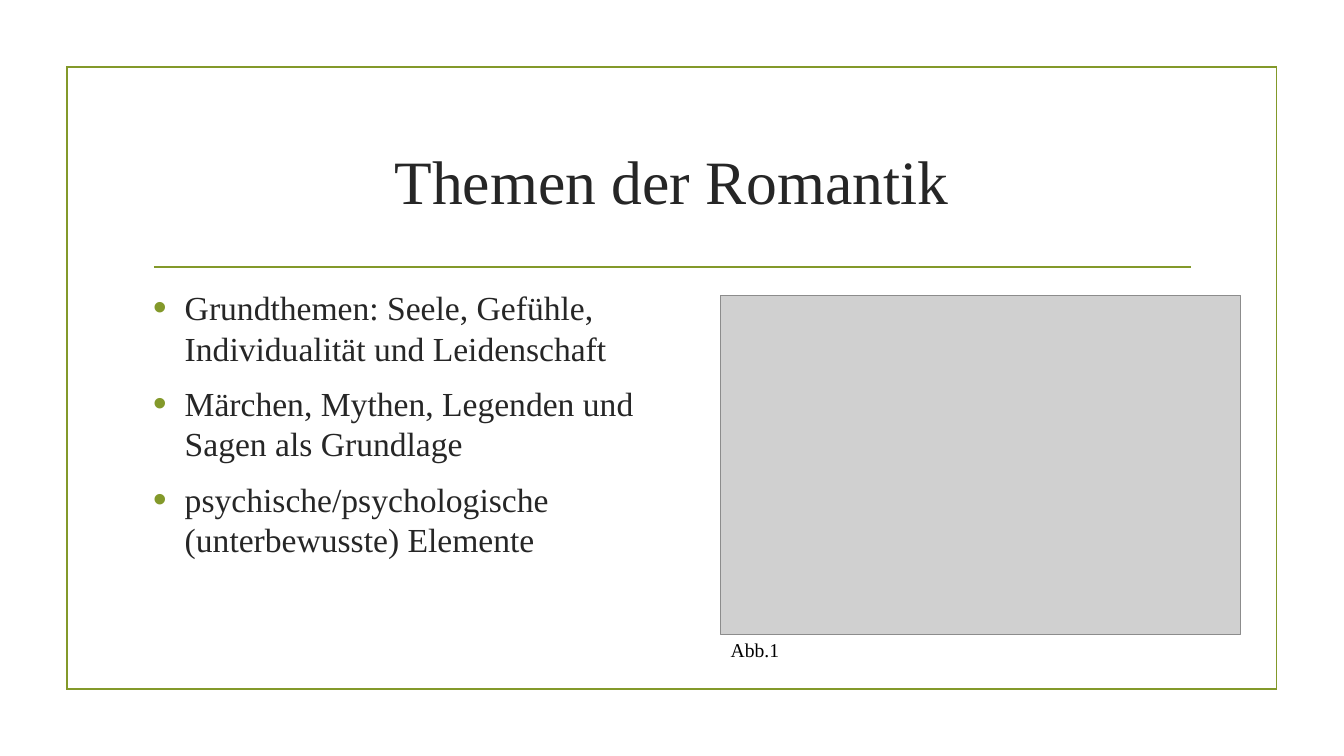
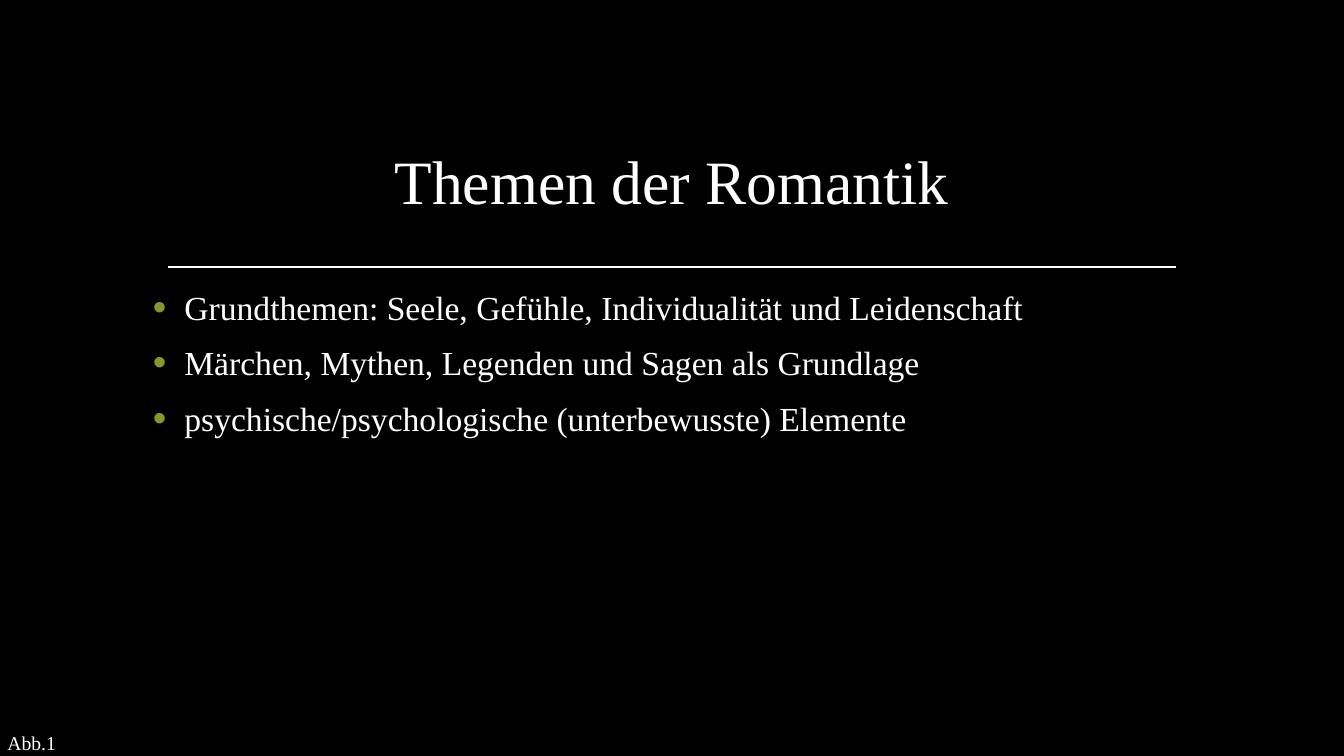
Before and after one commit to AkazeX/Schule, a slide deck: slide 4 of BM/Deutsch/Romantik/Romantik.pptx. Drawn at 1344x756 pixels with LibreOffice and Linux fonts; fonts in the diff are those of the drawing; grey boxes stand for pictures; background and template pictures are left out. Boxes give left, top, right and bottom in pixels: in the first picture for what was removed or moved away, otherwise in the second. Text is boxed around its words. In the diff, an @@ line names an element or a change of style, - is before the commit and + after.

Commit message:
Romantik Vortrag

```diff
--- a/BM/Deutsch/Romantik/Romantik.pptx
+++ b/BM/Deutsch/Romantik/Romantik.pptx
@@ rectangle added at <box>0,0,1344,756</box>, fill #000000 @@
@@ rectangle removed at <box>67,68,1276,690</box> @@
@@ title "Themen der Romantik" at <box>395,161,949,205</box>: text colour #262626 to #FFFFFF @@
@@ line removed from (154, 267) to (1191, 267) @@
@@ line added from (168, 267) to (1177, 267), #FFFFFF 1.25 pt @@
@@ text "Grundthemen: Seele, Gefühle, Individualität und ..." at <box>184,296,1022,437</box>: text colour #262626 to #FFFFFF @@
@@ picture removed at <box>721,295,1241,635</box> @@
@@ picture added at <box>0,348,84,414</box> @@
@@ picture added at <box>1261,348,1344,414</box> @@
@@ text "Abb.1": place and size @@
-text "Abb.1" at <box>731,643,779,658</box>
+text "Abb.1" at <box>7,736,55,751</box>
@@ text "Abb.1" at <box>7,736,55,751</box>: text colour #000000 to #FFFFFF @@
```
Also in this commit, not shown: 7 other slides changed, 2 slides added, 1 slide removed, 5 other files.
